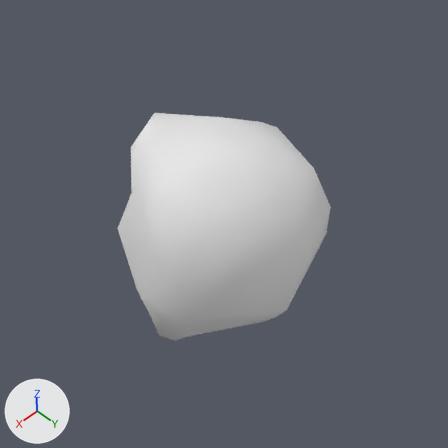
Renders of the Blender file models/level/common/rocks/rock_2.blend from each side of a commit.
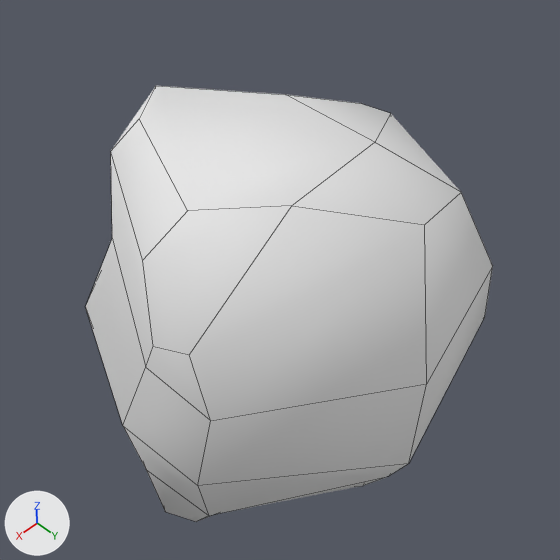
Each version is shown from the file's camera 'Camera', then close up on the part from 16% to 82% of the width and 15% to 81% of the height. Arrows for +X, +Y and +Z are at lower left; the lights stay in place. The close-ups show mesh edges as thin lines.

The first close-up shows 'Rock2'.
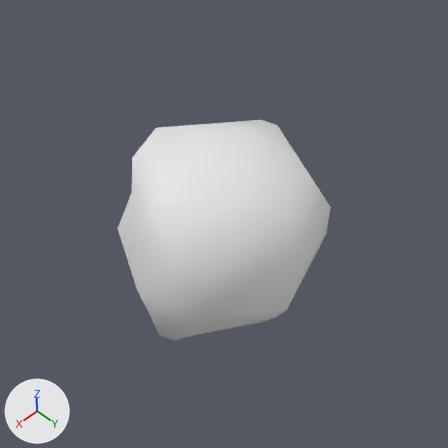
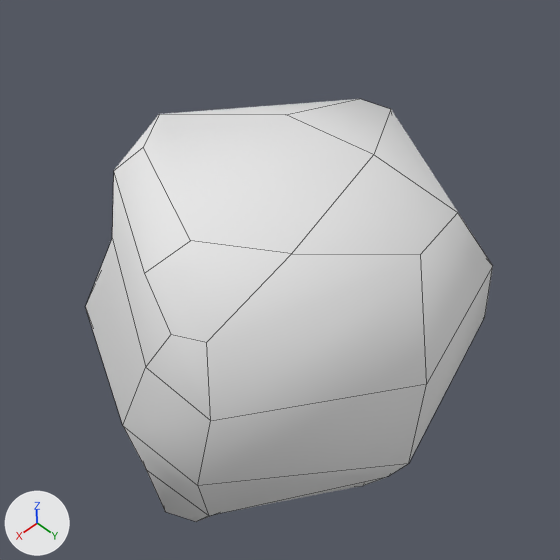
What differs and where, as boxes [x1, y1, x2, y2] in the close-ups (560 x 560 px; the box of a moved part takes in the faces that stretch with it):
'Rock2', reshaped: before [86, 86, 493, 522]; after [86, 99, 493, 522]
part 1 of me_rock2, moved or reshaped: before [111, 86, 493, 421]; after [112, 99, 493, 421]

Patch to the scene script:
```diff
--- a/models/level/common/rocks/rock_2.blend.py
+++ b/models/level/common/rocks/rock_2.blend.py
@@ me_rock2 @@
 me_rock2.from_pydata(...)  # 52 vertices, 42 faces; spans x -0.588..0.615, y -0.632..0.601, z -0.135..1.15
 # used by ob_rock2; location = (0.0, 0.0, 0.0)
 # before: 11 (0.077, -0.44, 1.093) at pixel (155, 85), 18 (0.012, 0.454, 1.093) at pixel (424, 224), 22 (0.366, 0.031, 1.093) at pixel (187, 210), 25 (0.209, -0.347, 1.093) at pixel (139, 118)
-me_rock2.vertices[8].co = (0.229, 0.237, 1.15)  # pixel (291, 205)
-me_rock2.vertices[19].co = (-0.199, 0.405, 1.041)  # pixel (461, 192)
-me_rock2.vertices[20].co = (0.583, 0.134, 0.872)  # pixel (153, 346)
-me_rock2.vertices[21].co = (0.548, 0.223, 0.884)  # pixel (189, 354)
-me_rock2.vertices[23].co = (0.489, 0.0, 0.996)  # pixel (142, 260)
-me_rock2.vertices[24].co = (0.309, -0.352, 1.037)  # pixel (110, 151)
-me_rock2.vertices[26].co = (-0.503, -0.071, 0.902)  # pixel (390, 113)
-me_rock2.vertices[27].co = (-0.21, 0.112, 1.038)  # pixel (374, 142)
-me_rock2.vertices[28].co = (-0.2, -0.214, 1.041)  # pixel (285, 94)
-me_rock2.vertices[29].co = (-0.473, -0.17, 0.907)  # pixel (359, 103)
+# me_rock2 part 1
+for i in [11, 18, 22, 25]: me_rock2.vertices[i].co += Vector((0.0, 0.0, -0.092))
+me_rock2.vertices[8].co = (0.229, 0.237, 1.002)  # pixel (291, 253)
+me_rock2.vertices[19].co = (-0.199, 0.405, 0.976)  # pixel (457, 212)
+me_rock2.vertices[20].co = (0.529, 0.134, 0.872)  # pixel (171, 334)
+me_rock2.vertices[21].co = (0.494, 0.223, 0.884)  # pixel (206, 342)
+me_rock2.vertices[23].co = (0.489, 0.0, 0.954)  # pixel (144, 273)
+me_rock2.vertices[24].co = (0.309, -0.352, 0.974)  # pixel (113, 170)
+me_rock2.vertices[26].co = (-0.503, -0.071, 0.917)  # pixel (390, 109)
+me_rock2.vertices[27].co = (-0.21, 0.112, 0.998)  # pixel (373, 154)
+me_rock2.vertices[28].co = (-0.2, -0.214, 0.973)  # pixel (285, 114)
+me_rock2.vertices[29].co = (-0.473, -0.17, 0.921)  # pixel (359, 98)
 me_rock2.materials.append(mat_rock_2)
```
